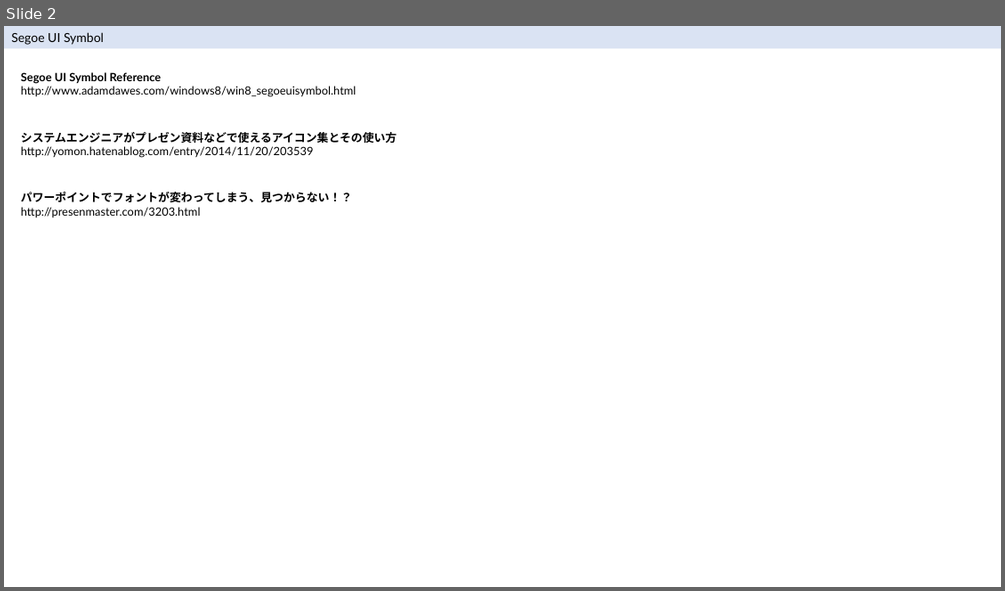
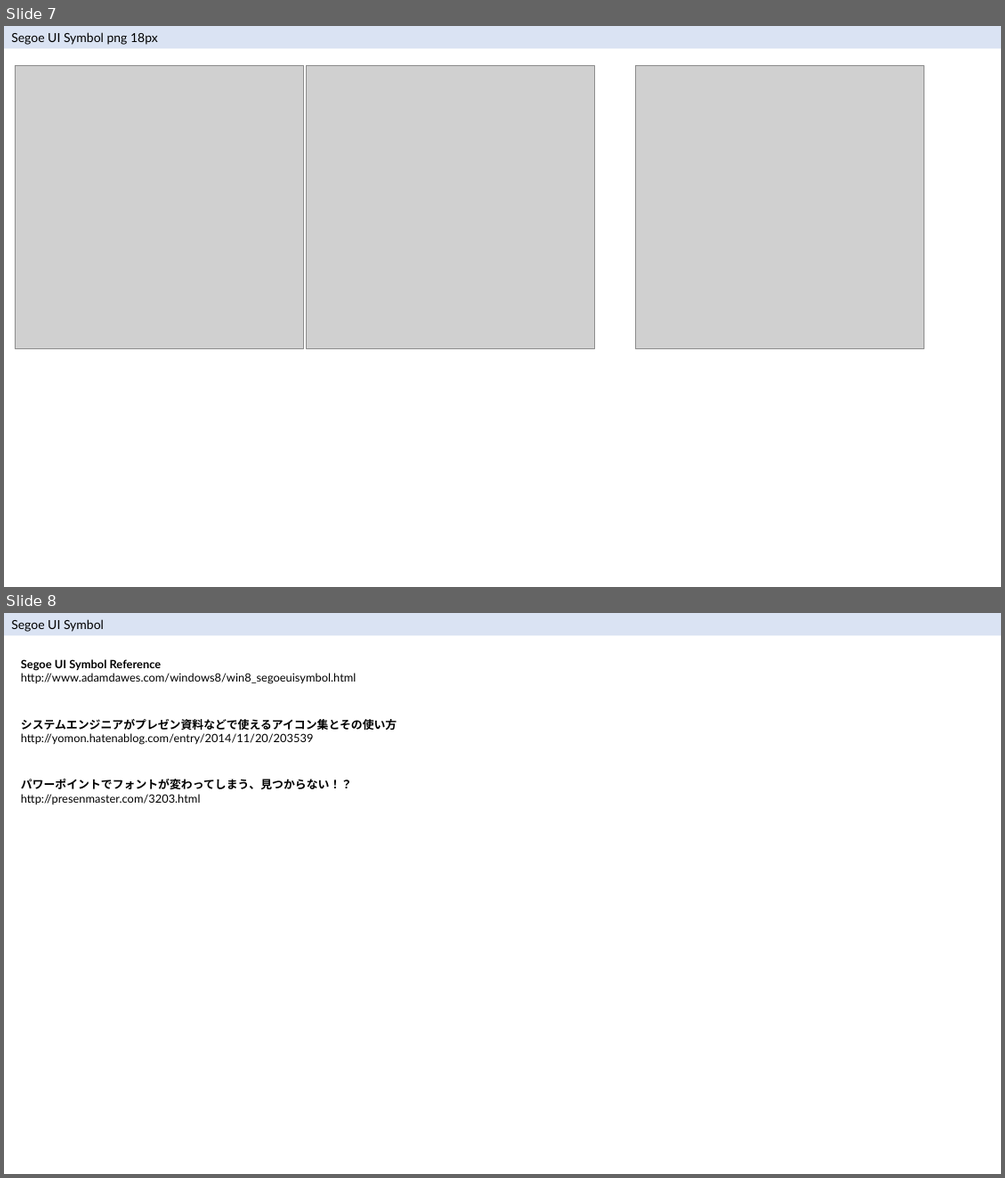
Before and after one commit to tsujimitsu/knowhow, a slide deck: designpattern/SegoeUISymbol.pptx. Shown one above the other, each under a label of ours: slide 2 before the commit, slides 7 and 8 after it. The pictures are 1005x591 and 1005x1178 pixels, drawn with LibreOffice and Linux fonts; fonts in the diff are those of the drawing; grey boxes stand for pictures. Boxes give left, top, right and bottom in pixels: in the first picture for what was removed or moved away, otherwise in the second. Text is boxed around its words. In the diff, an @@ line names an element or a change of style, - is before the commit and + after.

```diff
--- a/designpattern/SegoeUISymbol.pptx
+++ b/designpattern/SegoeUISymbol.pptx
@@ slide 7 added at (4,26,1001,587), background #FFFFFF @@
@@ rectangle added at (4,26,1001,48), fill #DAE3F3, 12 pt, text #000000 @@
+Segoe UI Symbol png 18px
@@ picture added at (16,65,304,348) @@
@@ picture added at (306,65,595,348) @@
@@ picture added at (635,65,923,348) @@
@@ what was slide 2 is now slide 8 @@
```
Also in this commit, not shown: 1 slide changed, 5 other slides added.
